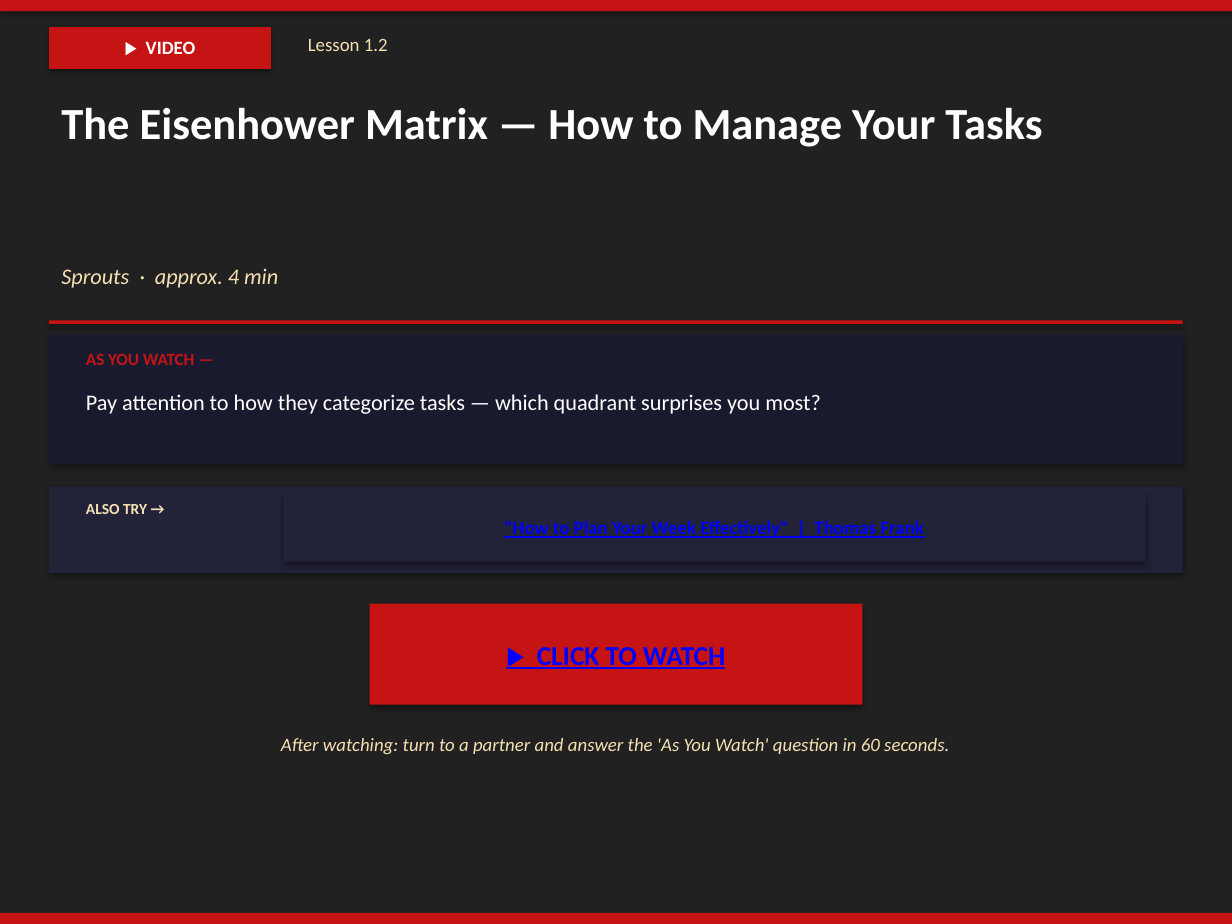
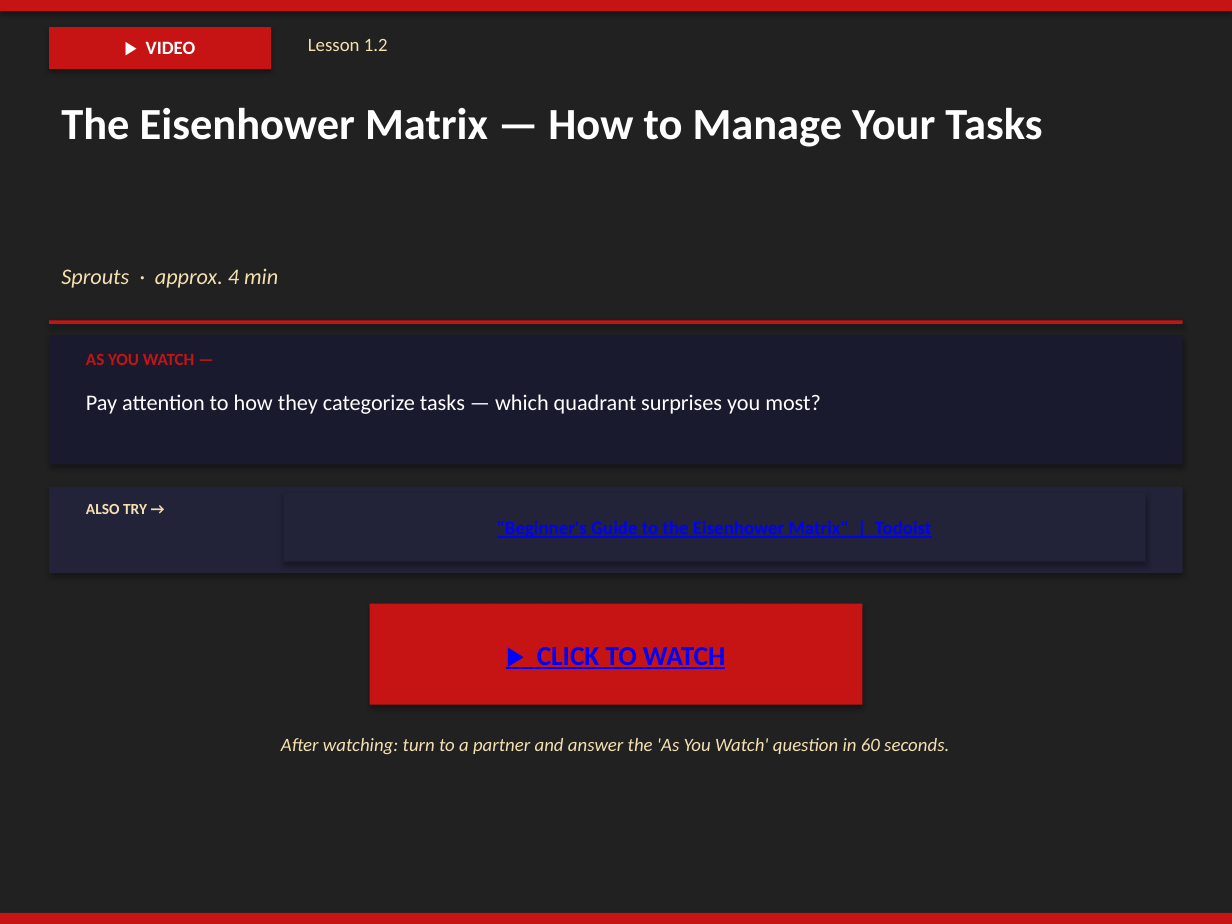
Before and after one commit to milesclawson/test-repo, a slide deck: slide 24 of downloads/warrior_prep_teacher_slides.pptx. Drawn at 1232x924 pixels with LibreOffice and Linux fonts; fonts in the diff are those of the drawing. Boxes give left, top, right and bottom in pixels: in the first picture for what was removed or moved away, otherwise in the second. Text is boxed around its words. In the diff, an @@ line names an element or a change of style, - is before the commit and + after.

```diff
--- a/downloads/warrior_prep_teacher_slides.pptx
+++ b/downloads/warrior_prep_teacher_slides.pptx
@@ text in rectangle at [497,521,932,538]: text changed @@
-"How to Plan Your Week Effectively" | Thomas Frank
+"Beginner's Guide to the Eisenhower Matrix" | Todoist
```
Also in this commit, not shown: 8 other slides changed, 1 other file.
